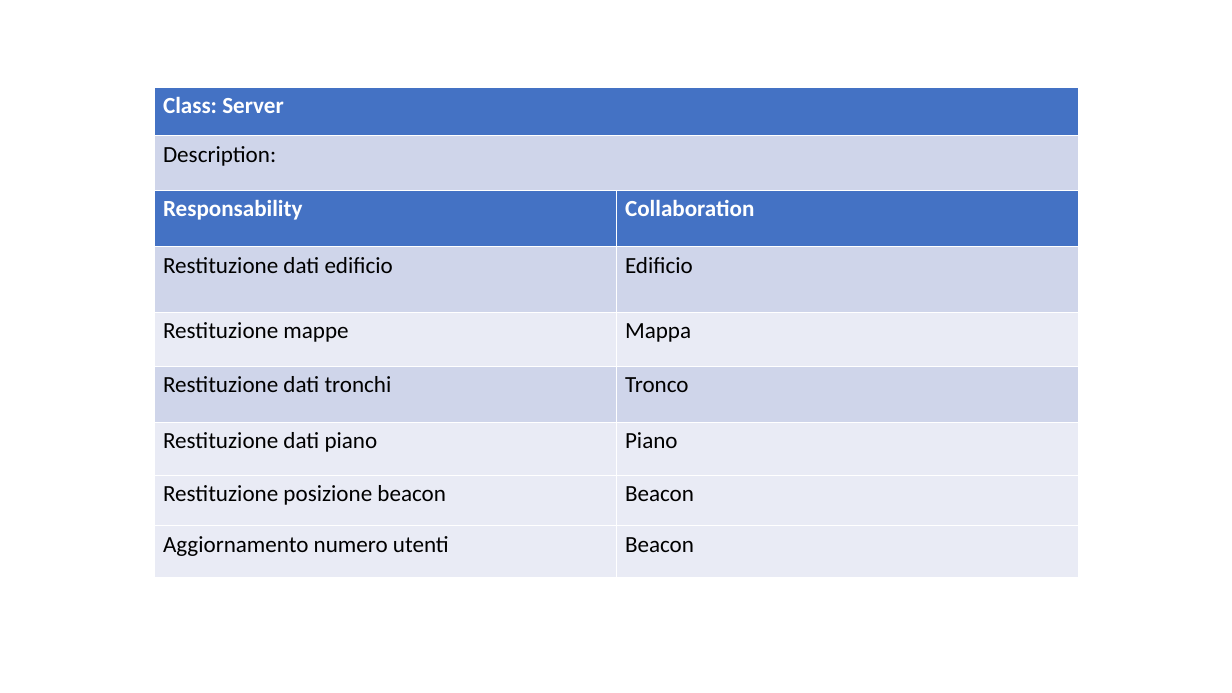
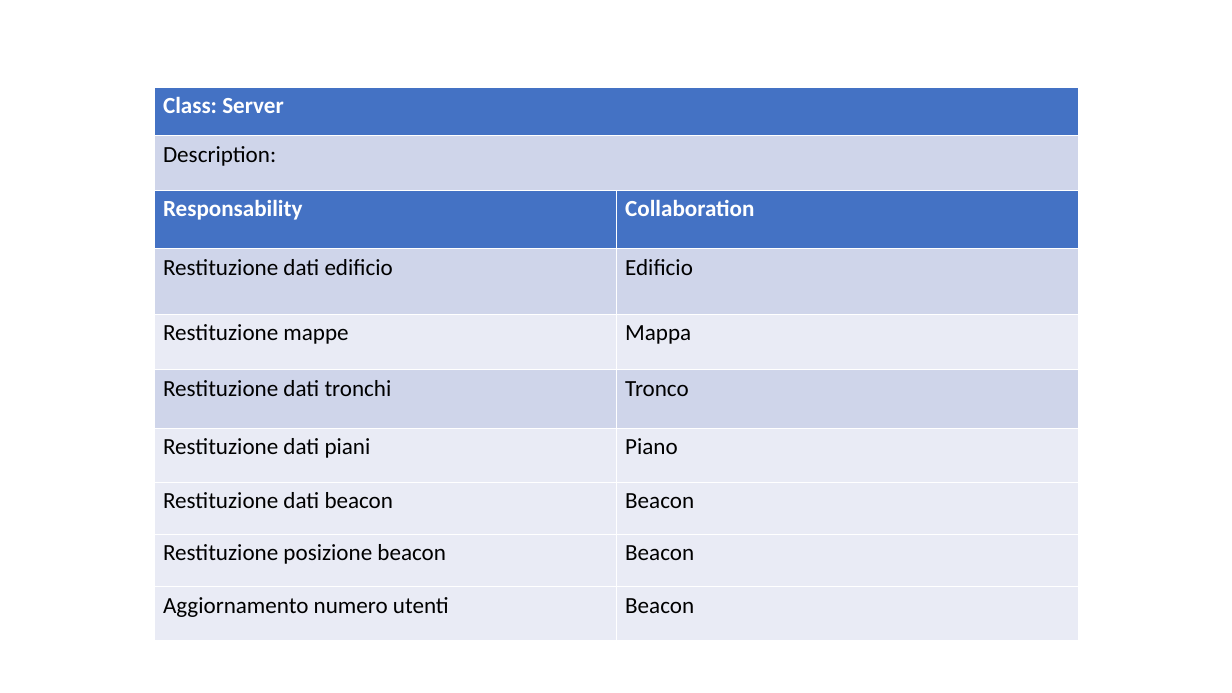
Before and after one commit to ecorradini/ProgettoIDS, a slide deck: slide 1 of AnalisiRequisiti/CRC/UT3/UT3.ppt. Drawn at 1232x693 pixels with LibreOffice and Linux fonts; fonts in the diff are those of the drawing. Boxes give left, top, right and bottom in pixels: in the first picture for what was removed or moved away, otherwise in the second. Text is boxed around its words. In the diff, an @@ line names an element or a change of style, - is before the commit and + after.

```diff
--- a/AnalisiRequisiti/CRC/UT3/UT3.ppt
+++ b/AnalisiRequisiti/CRC/UT3/UT3.ppt
@@ table at bbox=[154, 189, 1078, 639] @@
-row 5: Restituzione dati piano | Piano
+row 5: Restituzione dati piani | Piano
+row 6: Restituzione dati beacon | Beacon
```
Also in this commit, not shown: 1 other slide changed.
